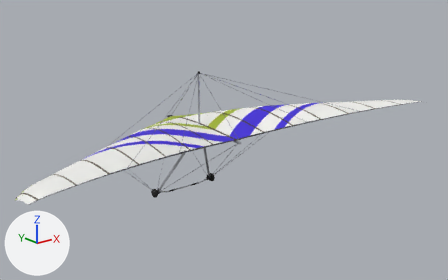
Two versions of the Blender file assets/source/glider_icaro_piuma.blend, one commit apart.
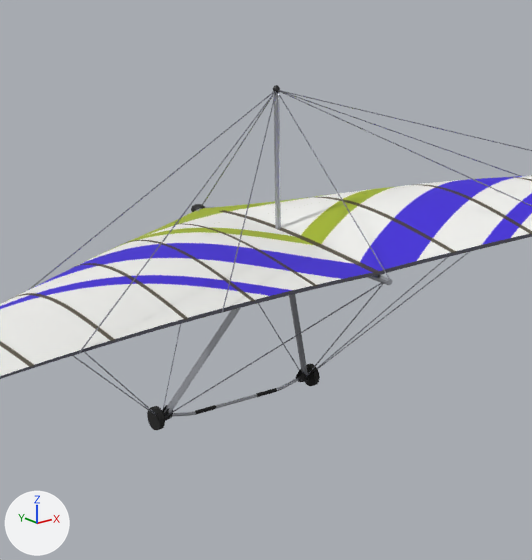
Each version appears first whole from a 50 mm camera at (-7.86, -10.45, 3.93) aimed at (0.14, -0.45, -0.07), and next in a close-up on the part from 22% to 65% of the width and 14% to 88% of the height. The lights are fixed; the arrows at lower left show +X, +Y and +Z. The older version's two pictures come first.

The first close-up shows 'ControlFrame', 'Frame', 'Sail'.
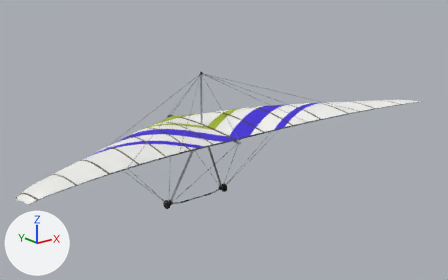
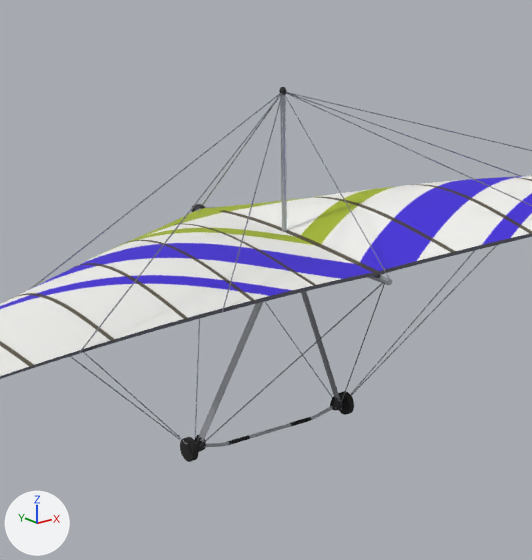
The newer file is also turned or shifted as a whole; pictures and numbers use the older file's frame.

Where the change shows, as pixel boxes (x1, y1, x2, y2) in the close-ups (532 x 560 px; the box of a moved part takes in the faces that stretch with it):
'ControlFrame', reshaped (7% wider, 21% taller): before (73, 251, 471, 430); after (70, 245, 497, 462)
'Frame', reshaped: before (28, 85, 532, 354); after (30, 87, 532, 354)
part 1 of me_frame, moved or reshaped: before (274, 93, 281, 229); after (280, 95, 287, 232)
part 2 of me_frame, moved or reshaped: before (273, 85, 280, 93); after (279, 87, 287, 95)
part 3 of me_frame, moved or reshaped: before (30, 90, 520, 351); after (30, 92, 520, 351)

The edits, one by one:
me_frame has 1342 vertices, 1098 faces and spans x -4.81..4.81, y -1.81..1.49, z 0.03..1.35.
me_frame is used by ob_frame; location (0.0, 0.0, 0.0).
me_frame part 1: the loose piece of 16 vertices spanning x -0.02..0.02, y 0.23..0.27, z 0.06..1.31 is moved by (0.0, -0.09, 0.0).
me_frame part 2: the loose piece of 48 vertices spanning x -0.03..0.03, y 0.22..0.28, z 1.27..1.35 is moved by (0.0, -0.09, 0.0).
me_frame part 3: all 48 vertices in x 0.0, y 0.25, z 1.31 are moved by (0.0, -0.09, 0.0).
me_controlframe is used by ob_controlframe; location (0.0, 0.0, 0.0).
me_controlframe had 3810 vertices, 1718 faces and spanned x -2.7..2.7, y -1.11..1.34, z -1.59..0.17.
me_controlframe now has 3810 vertices, 1718 faces and spans x -2.7..2.7, y -1.11..1.34, z -1.71..0.17.
me_controlframe part 4: 3602 of 3810 vertices moved; they spanned x -0.84..0.84, y -0.05..1.0, z -1.59..0.09 and now span x -0.84..0.84, y 0.02..0.51, z -1.71..0.09; mean shift (0.0, -0.37, -0.09); largest move (-0.75, 0.9, -1.54) -> (-0.75, 0.39, -1.65).
Other edits to the shape of me_controlframe do not show in these pictures.
